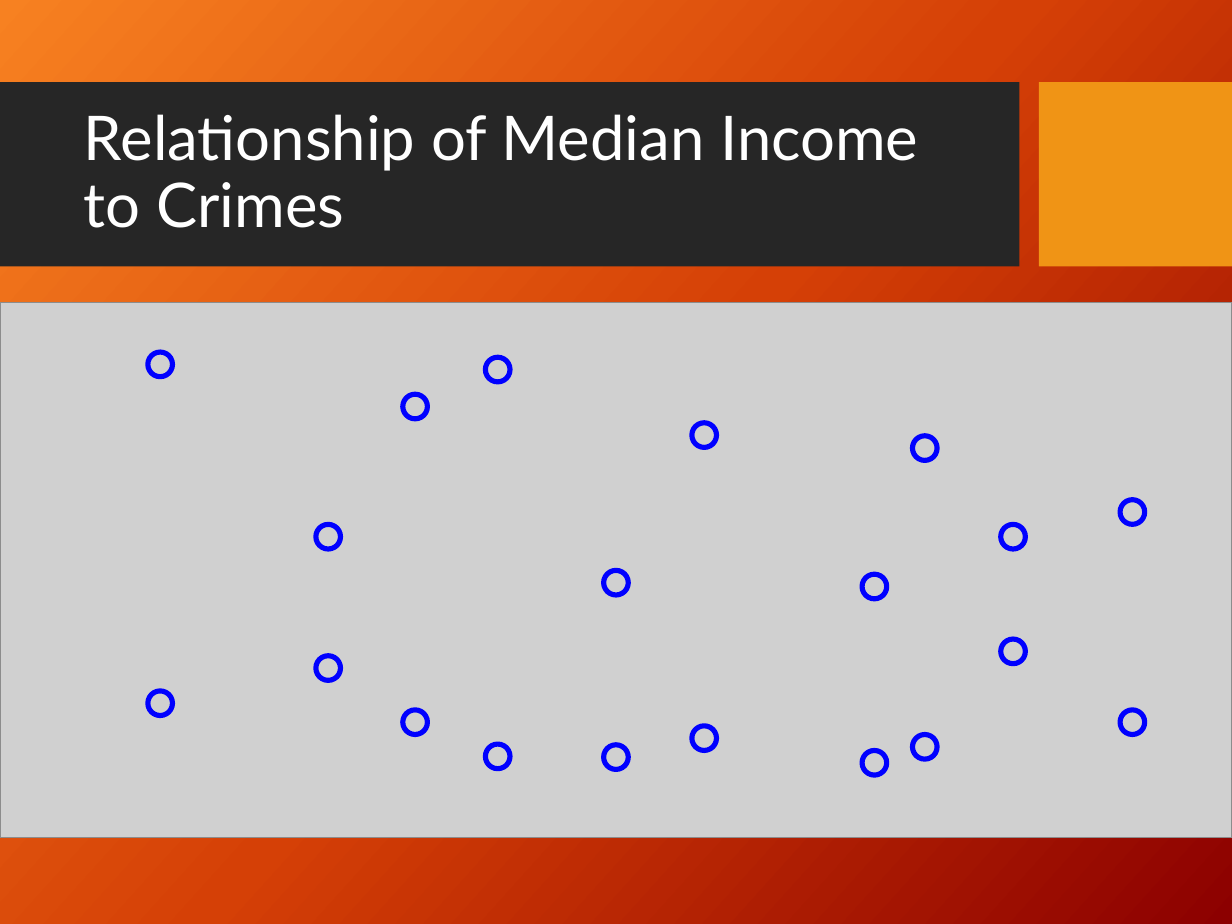
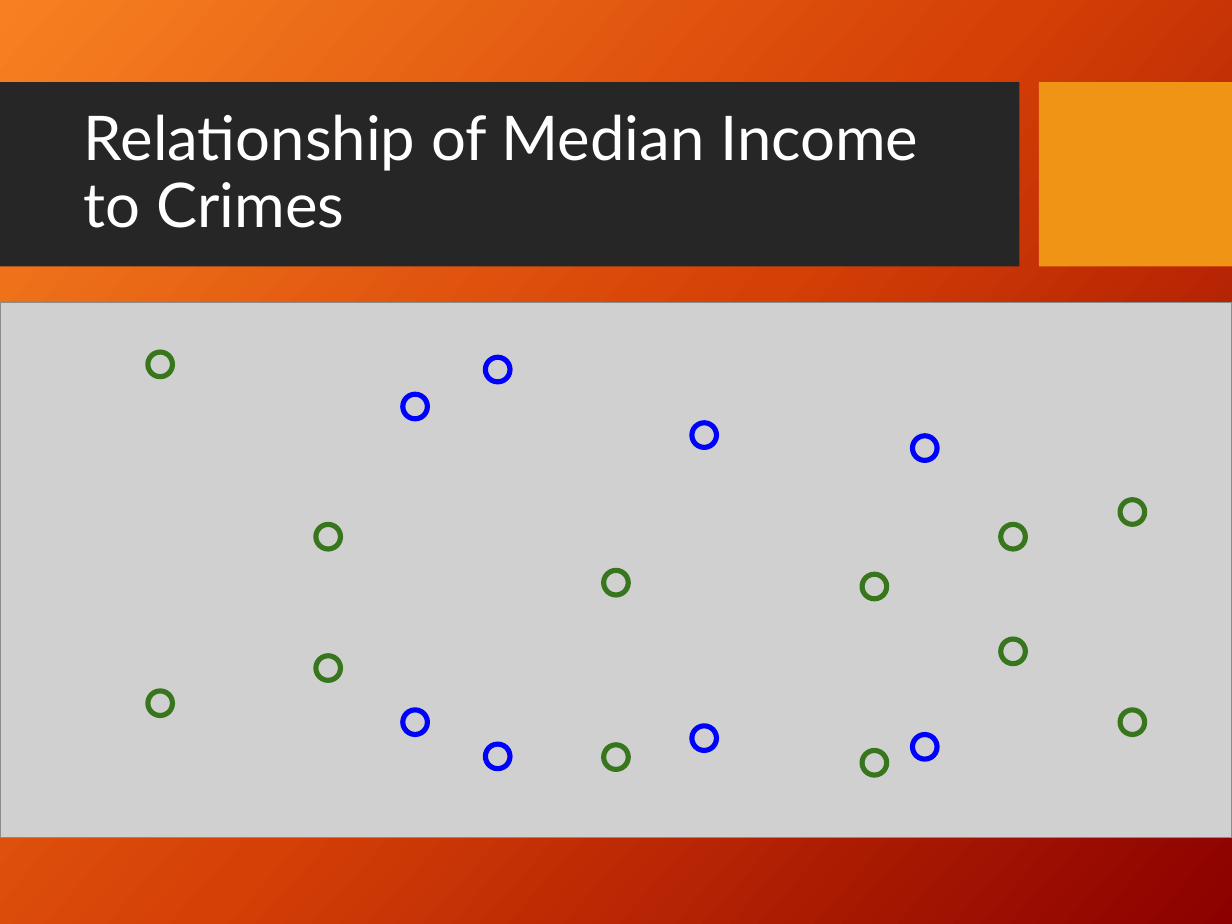
Before and after one commit to UCB-INFO-PYTHON/W200Fall18_GroupProject_Jon-Thanh-Eddie, a slide deck: slide 12 of Project2_Presentation.pptx. Drawn at 1232x924 pixels with LibreOffice and Linux fonts; fonts in the diff are those of the drawing; grey boxes stand for pictures; background and template pictures are left out. Boxes give left, top, right and bottom in pixels: in the first picture for what was removed or moved away, otherwise in the second. Text is boxed around its words. In the diff, an @@ line names an element or a change of style, - is before the commit and + after.

```diff
--- a/Project2_Presentation.pptx
+++ b/Project2_Presentation.pptx
@@ outline #0000FF 3 pt to #38761D 3 pt in 12 elements at [315, 525, 340, 549], [315, 655, 340, 680], [1000, 525, 1025, 549], [1000, 639, 1025, 664], [148, 352, 172, 377], [148, 691, 172, 716], [862, 574, 887, 599], [862, 750, 887, 775], [1120, 500, 1145, 525], [1120, 710, 1145, 734], [604, 570, 628, 595], [604, 745, 628, 770] @@
```
Also in this commit, not shown: 2 other slides changed.
